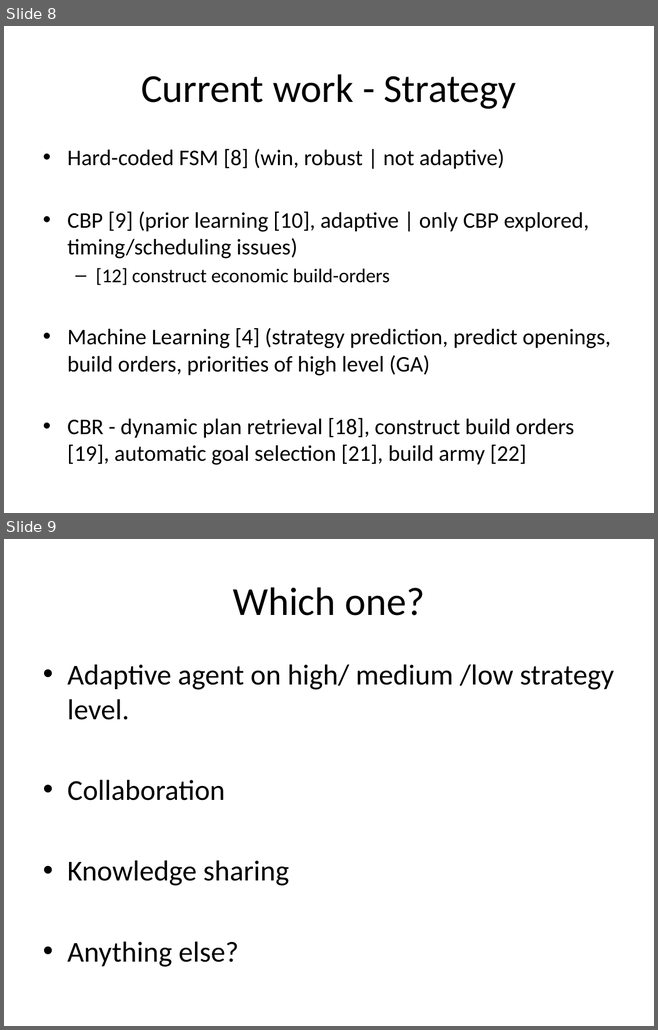
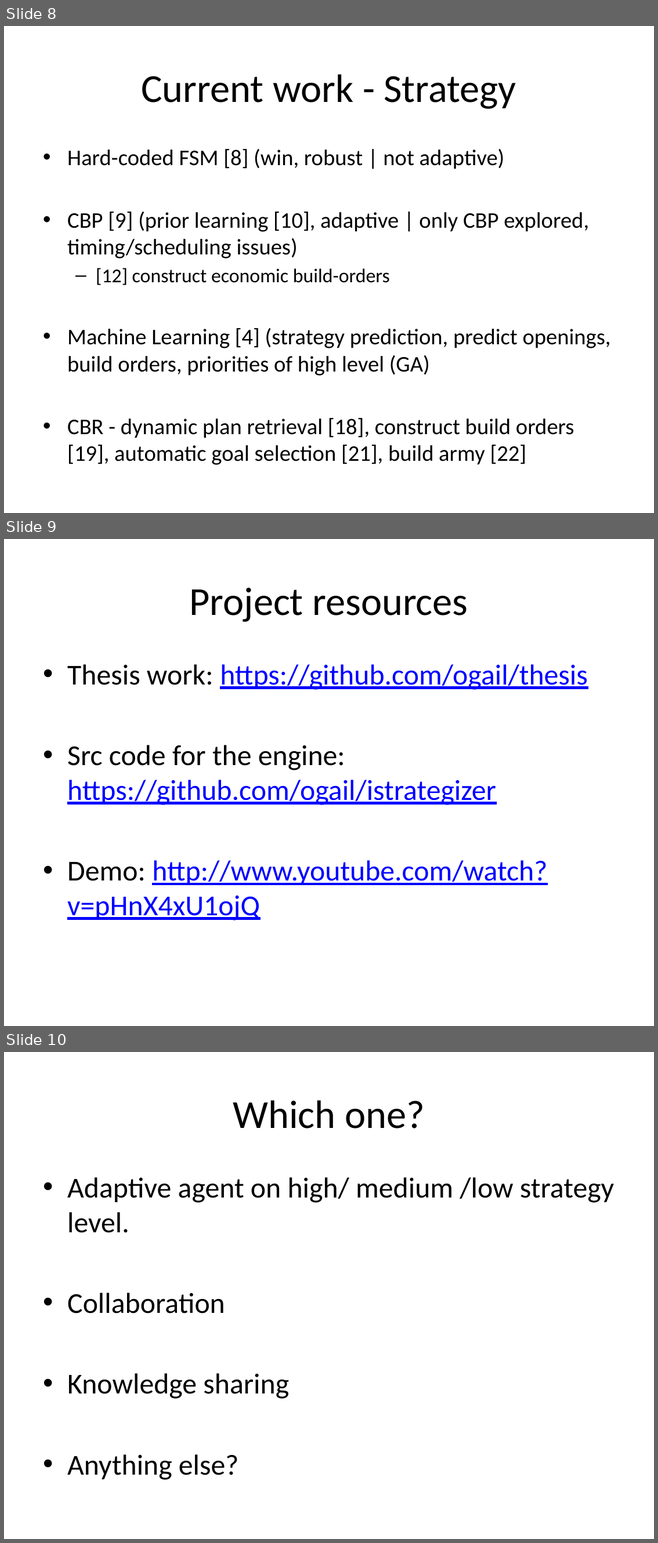
Before and after one commit to ogail/thesis, a slide deck: meetings/1- Kick-off meeting.pptx. Shown one above the other, each under a label of ours: slides 8 and 9 before the commit, slides 8, 9 and 10 after it. The pictures are 658x1030 and 658x1543 pixels, drawn with LibreOffice and Linux fonts; fonts in the diff are those of the drawing. Boxes give left, top, right and bottom in pixels: in the first picture for what was removed or moved away, otherwise in the second. Text is boxed around its words. In the diff, an @@ line names an element or a change of style, - is before the commit and + after.

```diff
--- a/meetings/1- Kick-off meeting.pptx
+++ b/meetings/1- Kick-off meeting.pptx
@@ slide 9 added at (4, 539, 654, 1026), background #FFFFFF @@
@@ title added at (190, 588, 467, 622), 44 pt, text #000000 @@
+Project resources
@@ text added at (67, 664, 587, 921), 32 pt, text #0000FF, underline @@
+• Thesis work: https://github.com/ogail/thesis
+• Src code for the engine: https://github.com/ogail/istrategizer
+• Demo: http://www.youtube.com/watch?v=pHnX4xU1ojQ
@@ what was slide 9 is now slide 10 @@
```
Also in this commit, not shown: 1 slide changed.
